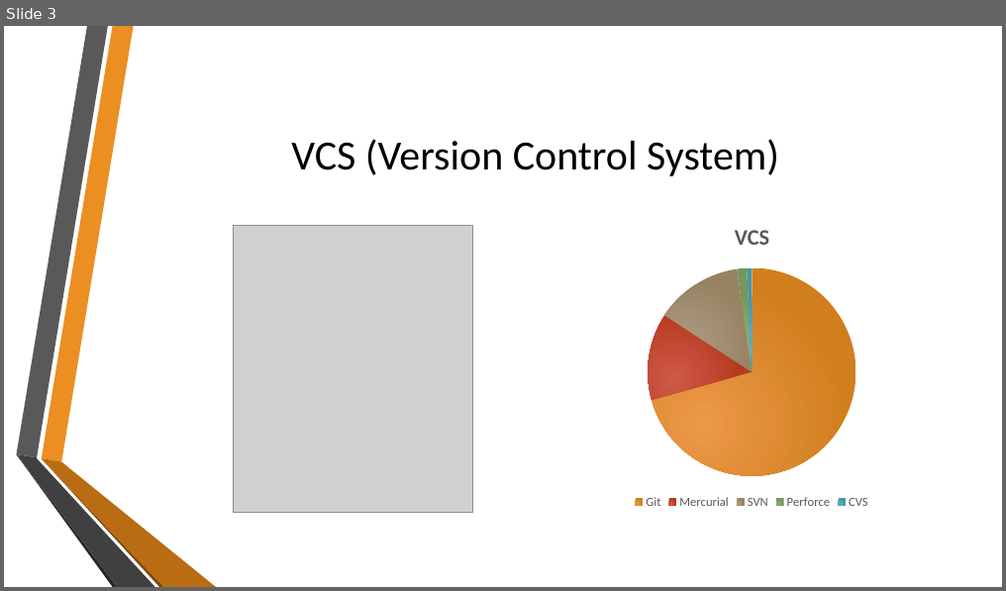
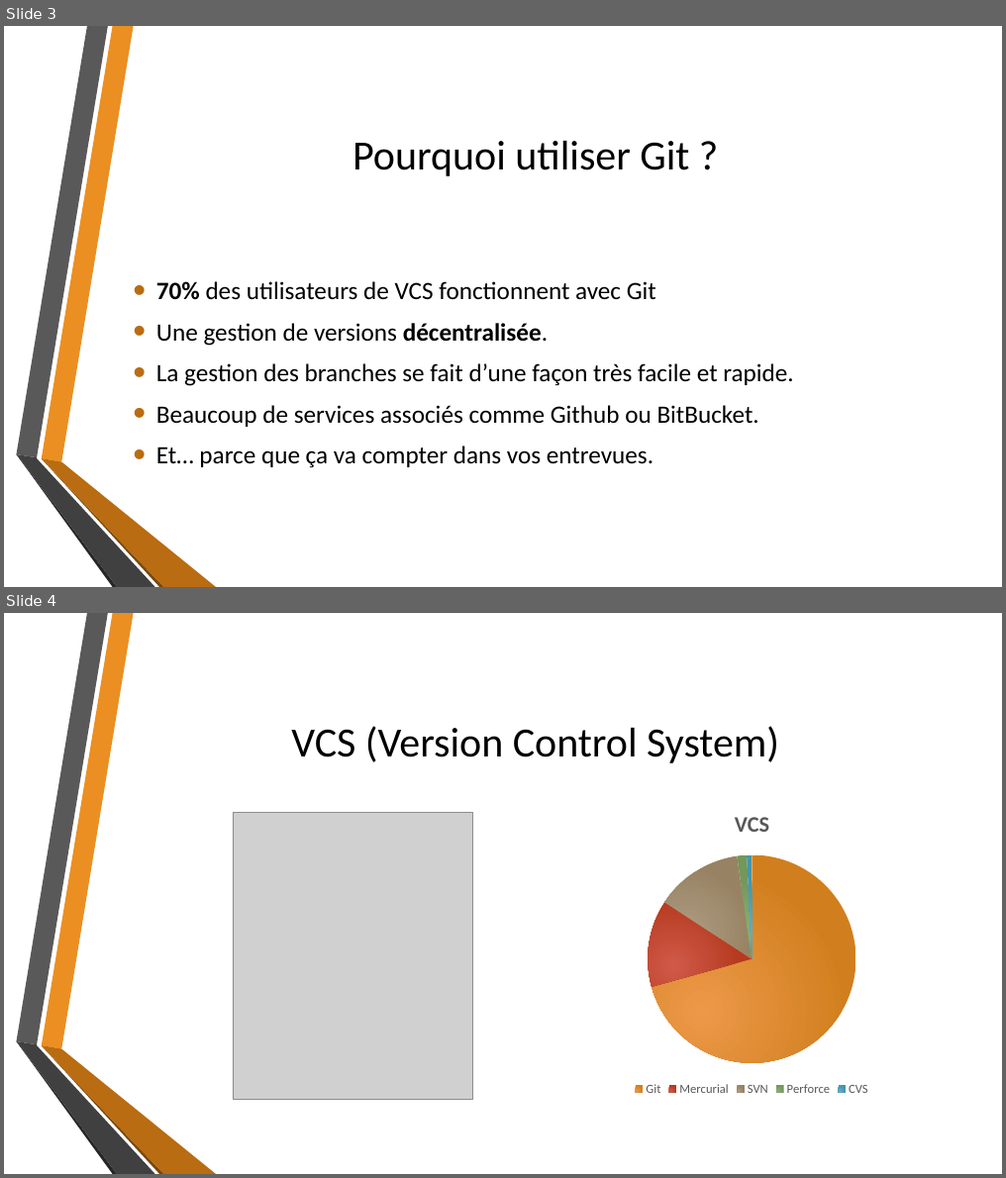
Before and after one commit to MatRenaud/Tptravailinfo, a slide deck: GitPresentation.pptx. Shown one above the other, each under a label of ours: slide 3 before the commit, slides 3 and 4 after it. The pictures are 1006x591 and 1006x1178 pixels, drawn with LibreOffice and Linux fonts; fonts in the diff are those of the drawing; grey boxes stand for pictures; background and template pictures are left out. Boxes give left, top, right and bottom in pixels: in the first picture for what was removed or moved away, otherwise in the second. Text is boxed around its words. In the diff, an @@ line names an element or a change of style, - is before the commit and + after.

```diff
--- a/GitPresentation.pptx
+++ b/GitPresentation.pptx
@@ slide 3 added at (4,26,1002,587), background picture (left out); not listed: 6 template elements that a slide beside it also shows @@
@@ title added at (352,141,689,176), 40 pt, text #000000 @@
+Pourquoi utiliser Git ?
@@ text added at (156,281,793,469), 24 pt, text #000000 @@
+• 70% des utilisateurs de VCS fonctionnent avec Git
+• Une gestion de versions décentralisée.
+• La gestion des branches se fait d’une façon très facile et rapide.
+• Beaucoup de services associés comme Github ou BitBucket.
+• Et… parce que ça va compter dans vos entrevues.
@@ what was slide 3 is now slide 4 @@
```
Also in this commit, not shown: 2 slides changed, 12 other slides added, 3 other files.
